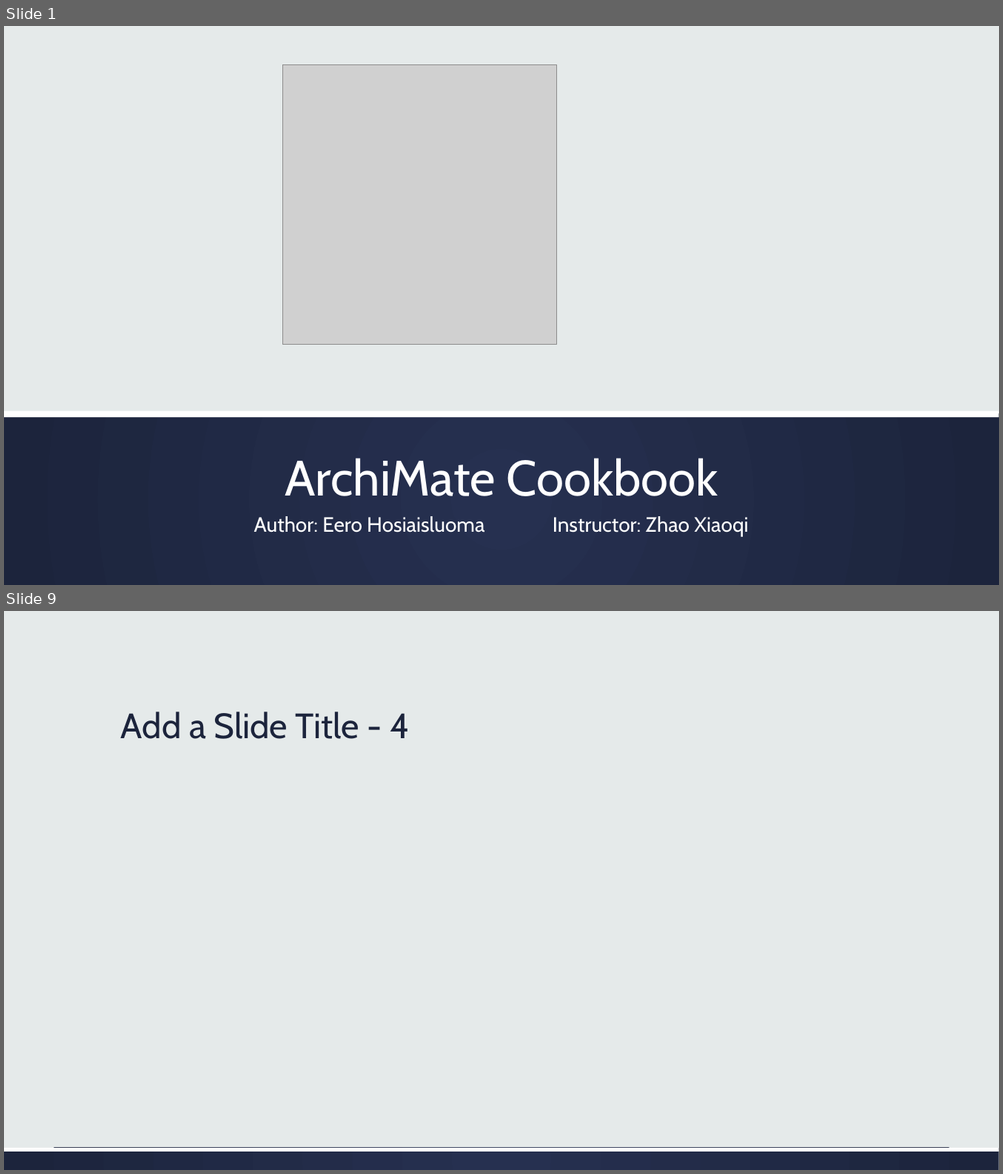
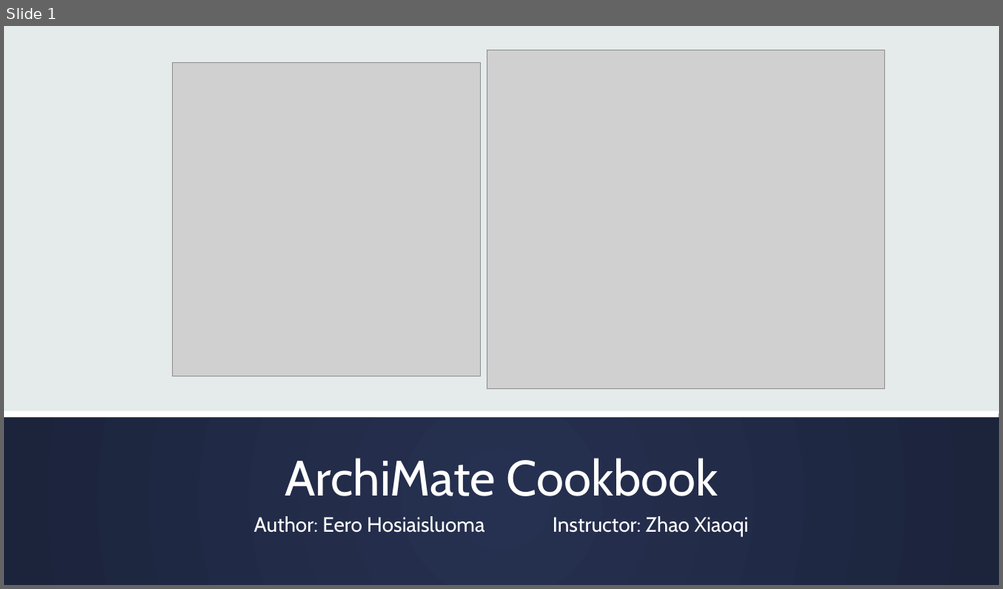
Before and after one commit to yasenstar/ArchiMate-Cookbook, a slide deck: ArchiMate_Cookbook.pptx. Shown one above the other, each under a label of ours: slides 1 and 9 before the commit, slide 1 after it; the slides between them are not shown. The pictures are 1003x1174 and 1003x589 pixels, drawn with LibreOffice and Linux fonts; fonts in the diff are those of the drawing; grey boxes stand for pictures; background and template pictures are left out. Boxes give left, top, right and bottom in pixels: in the first picture for what was removed or moved away, otherwise in the second. Text is boxed around its words. In the diff, an @@ line names an element or a change of style, - is before the commit and + after.

```diff
--- a/ArchiMate_Cookbook.pptx
+++ b/ArchiMate_Cookbook.pptx
@@ slide 9 removed at box(4, 611, 999, 1170), background #E5EAEA @@
@@ title removed at box(121, 712, 410, 739) @@
-Add a Slide Title - 4
@@ rectangle removed at box(4, 1148, 999, 1170) @@
@@ rectangle removed at box(4, 1148, 999, 1152) @@
@@ slide 1 changed as well @@
@@ picture: place and size @@
-picture at box(282, 64, 557, 345)
+picture at box(173, 62, 481, 377)
@@ picture added at box(486, 50, 885, 389) @@
```
Also in this commit, not shown: 1 slide added, 11 other slides removed.
